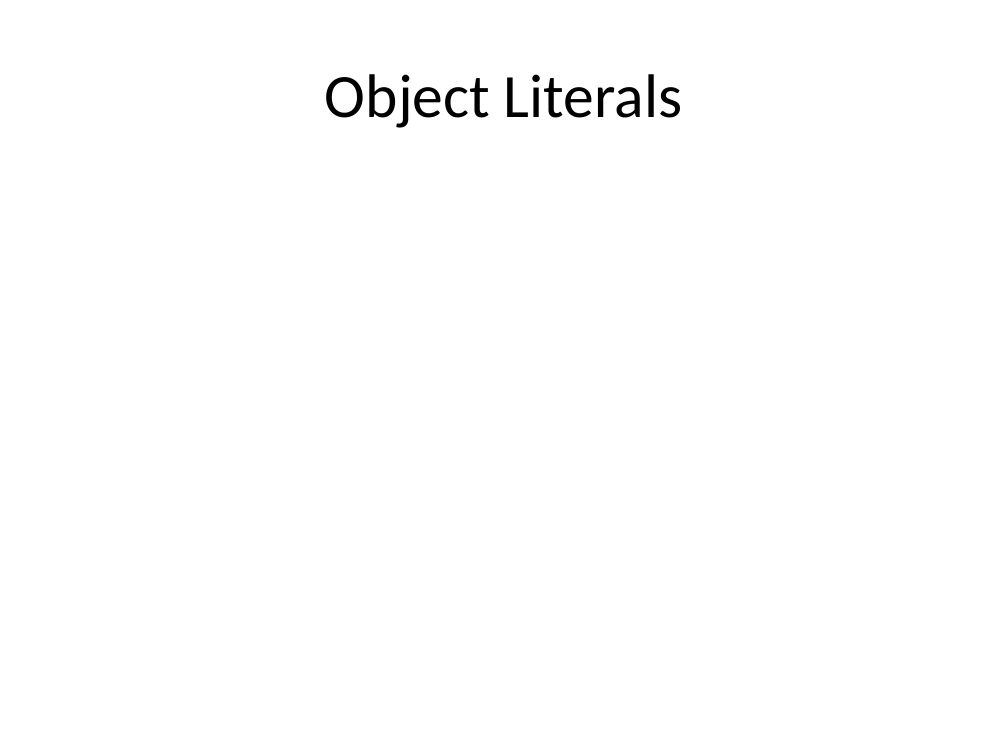
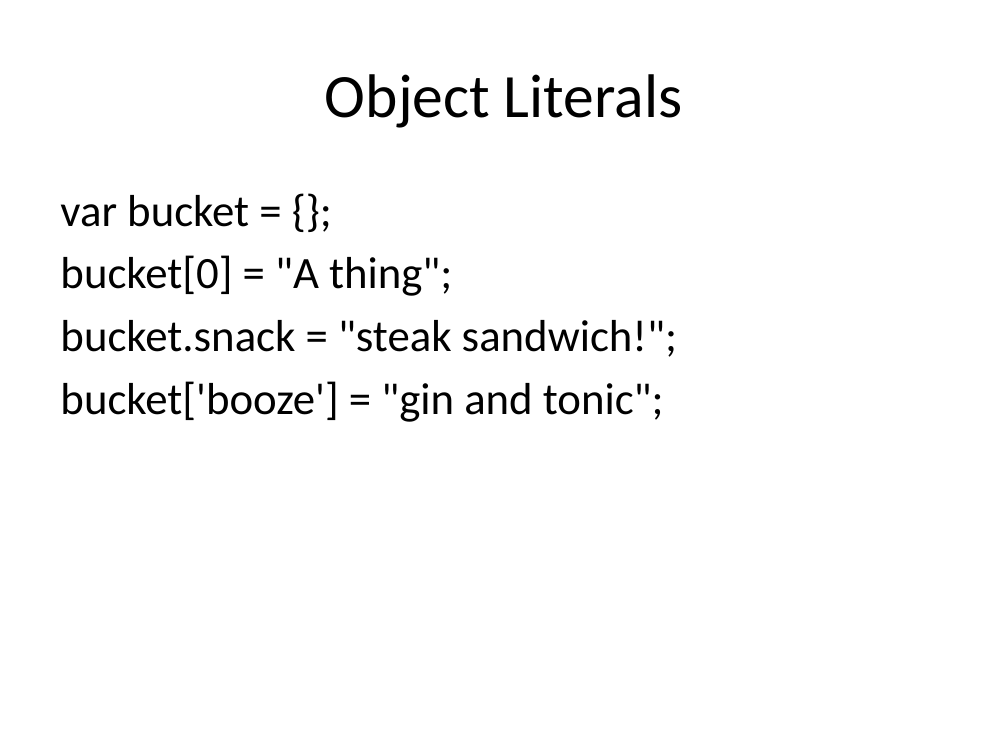
Before and after one commit to dylanbeattie/SoKnowJS, a slide deck: slide 23 of Slides/So You Think You Know Javascript.pptx. Drawn at 1008x756 pixels with LibreOffice and Linux fonts; fonts in the diff are those of the drawing. Boxes give left, top, right and bottom in pixels: in the first picture for what was removed or moved away, otherwise in the second. Text is boxed around its words. In the diff, an @@ line names an element or a change of style, - is before the commit and + after.

```diff
--- a/Slides/So You Think You Know Javascript.pptx
+++ b/Slides/So You Think You Know Javascript.pptx
@@ text added at (x1=60, y1=195, x2=677, y2=422), 32 pt, text #000000 @@
+var bucket = {};
+bucket[0] = "A thing";
+bucket.snack = "steak sandwich!";
+bucket['booze'] = "gin and tonic";
```
Also in this commit, not shown: 5 other slides changed, 5 slides added, 6 slides removed, 1 other file.
